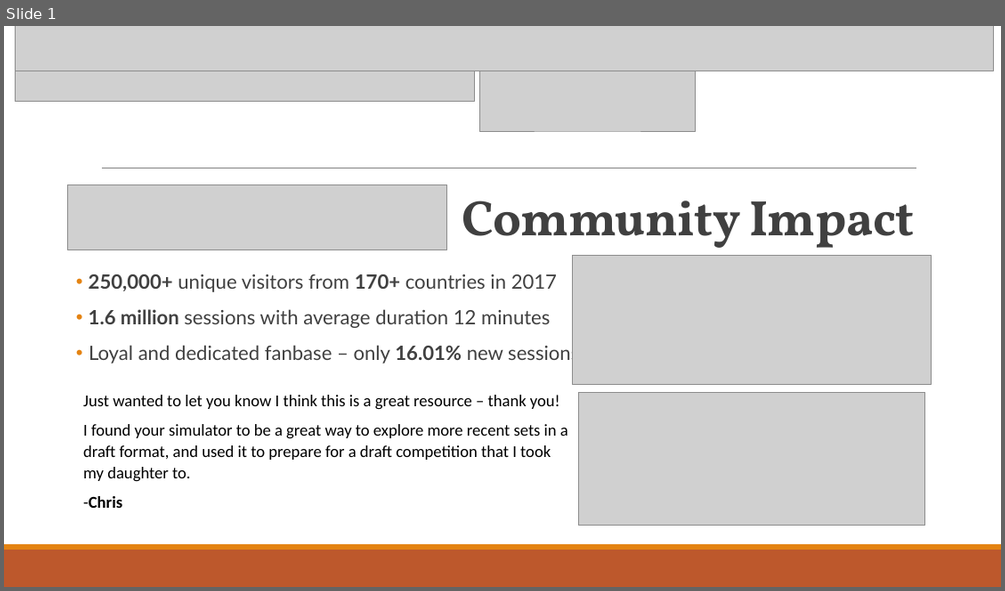
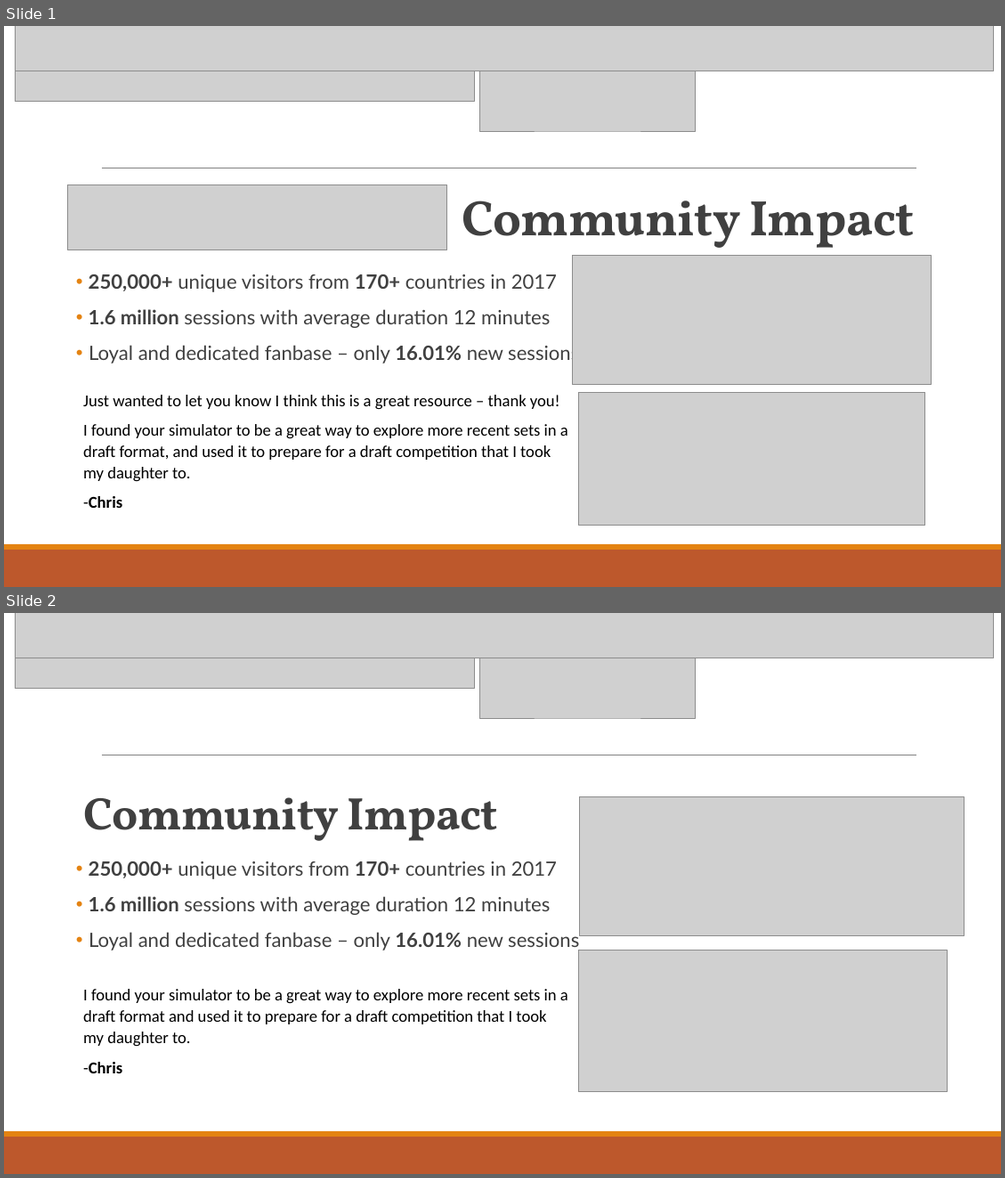
Before and after one commit to danieljbrooks/danieljbrooks.github.io, a slide deck: images/draftsim_impact.pptx. Shown one above the other, each under a label of ours: slide 1 before the commit, slides 1 and 2 after it. The pictures are 1005x591 and 1005x1178 pixels, drawn with LibreOffice and Linux fonts; fonts in the diff are those of the drawing; grey boxes stand for pictures; background and template pictures are left out. Boxes give left, top, right and bottom in pixels: in the first picture for what was removed or moved away, otherwise in the second. Text is boxed around its words. In the diff, an @@ line names an element or a change of style, - is before the commit and + after.

```diff
--- a/images/draftsim_impact.pptx
+++ b/images/draftsim_impact.pptx
@@ slide 2 added at <box>4,613,1001,1174</box>, background #FFFFFF; not listed: 3 template elements that a slide beside it also shows @@
@@ picture added at <box>15,639,474,688</box> @@
@@ picture added at <box>15,613,993,658</box> @@
@@ picture added at <box>479,623,695,718</box> @@
@@ title added at <box>83,797,498,841</box>, 44 pt, text #404040, bold @@
+Community Impact
@@ picture added at <box>580,797,964,936</box> @@
@@ text added at <box>89,861,579,952</box>, 19 pt, text #404040 @@
+• 250,000+ unique visitors from 170+ countries in 2017
+• 1.6 million sessions with average duration 12 minutes
+• Loyal and dedicated fanbase – only 16.01% new sessions
@@ picture added at <box>578,949,947,1092</box> @@
@@ text added at <box>83,989,568,1073</box>, 16 pt, text #000000 @@
+I found your simulator to be a great way to explore more recent sets in a draft format and used it to prepare for a draft competition that I took my daughter to.
+-Chris
```
Also in this commit, not shown: 2 other slides added, 1 other file.
